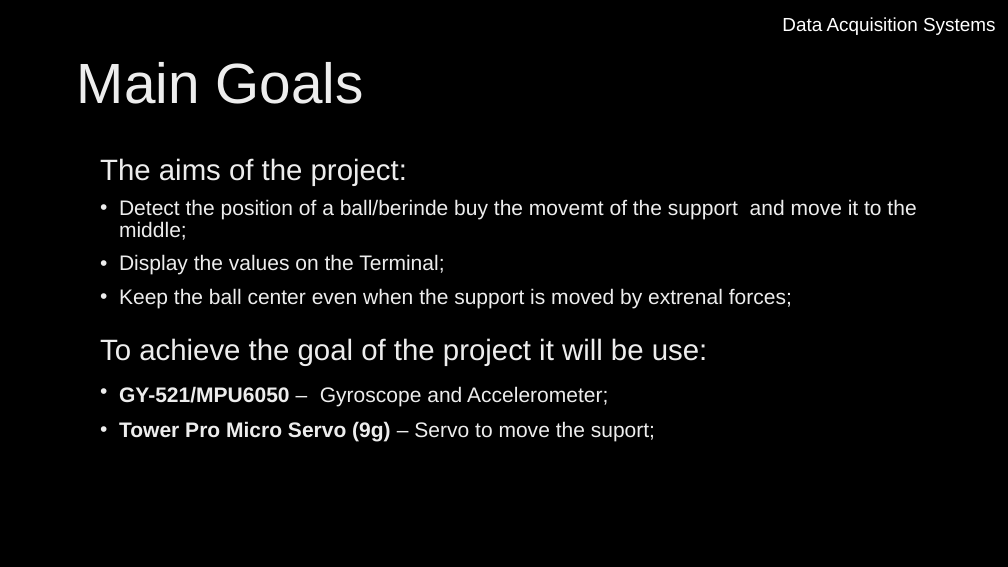
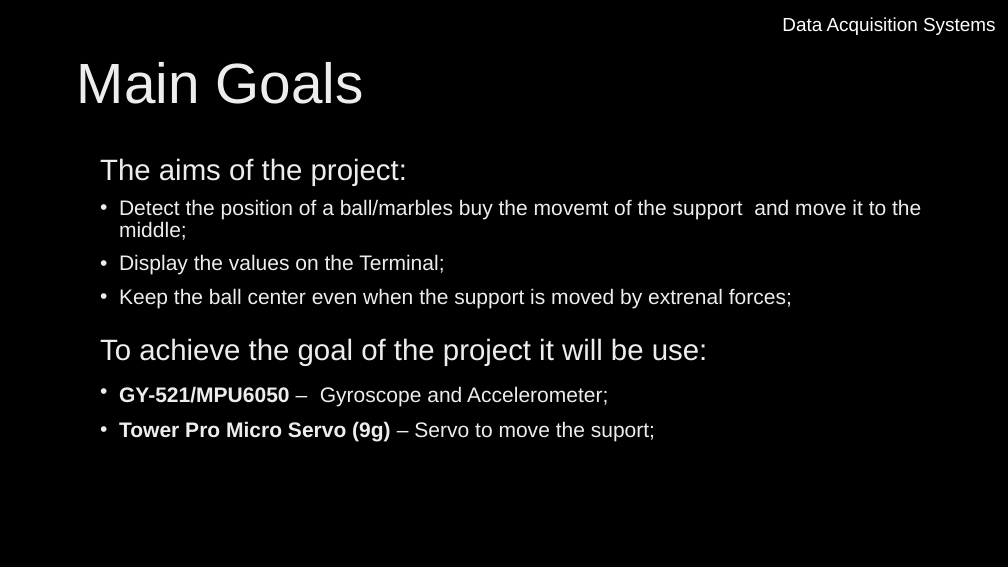
Before and after one commit to meft-sad/Balance_Control_of_a_Ball, a slide deck: slide 2 of Presentation/Graico plano SAD.pptx. Drawn at 1008x567 pixels with LibreOffice and Linux fonts; fonts in the diff are those of the drawing; background and template pictures are left out. Boxes give left, top, right and bottom in pixels: in the first picture for what was removed or moved away, otherwise in the second. Text is boxed around its words. In the diff, an @@ line names an element or a change of style, - is before the commit and + after.

```diff
--- a/Presentation/Graico plano SAD.pptx
+++ b/Presentation/Graico plano SAD.pptx
@@ text at (119,199,921,240): text changed @@
-• Detect the position of a ball/berinde buy the movemt of the support and move it to the middle;
+• Detect the position of a ball/marbles buy the movemt of the support and move it to the middle;
```
Also in this commit, not shown: 1 other slide changed.
